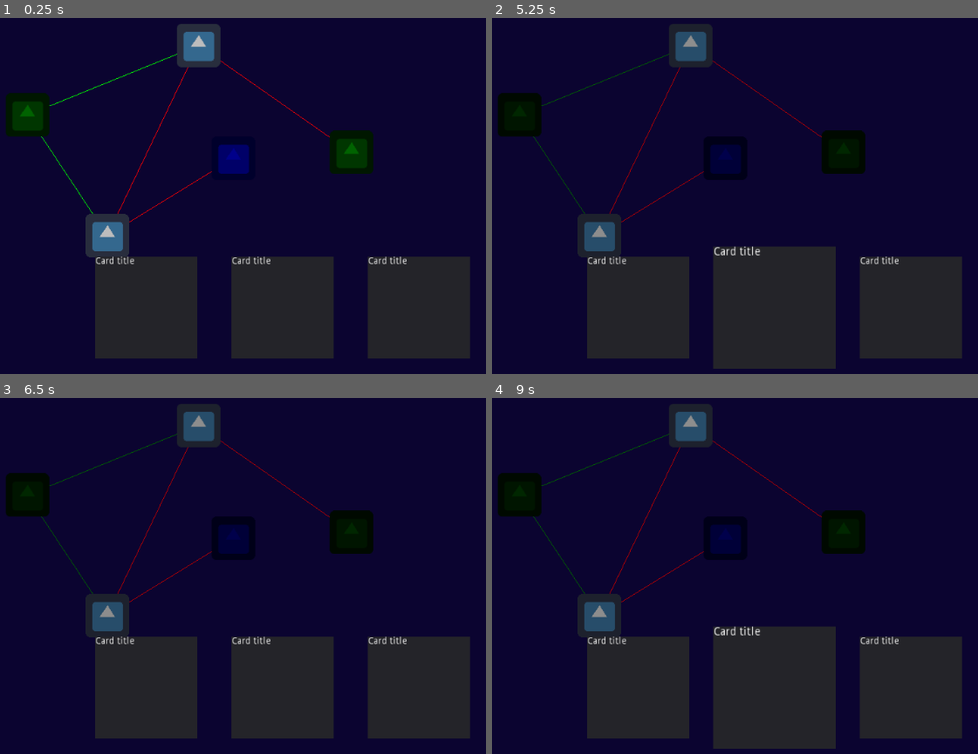
Above: before the commit, frames 1-4 (two rows, left to right).
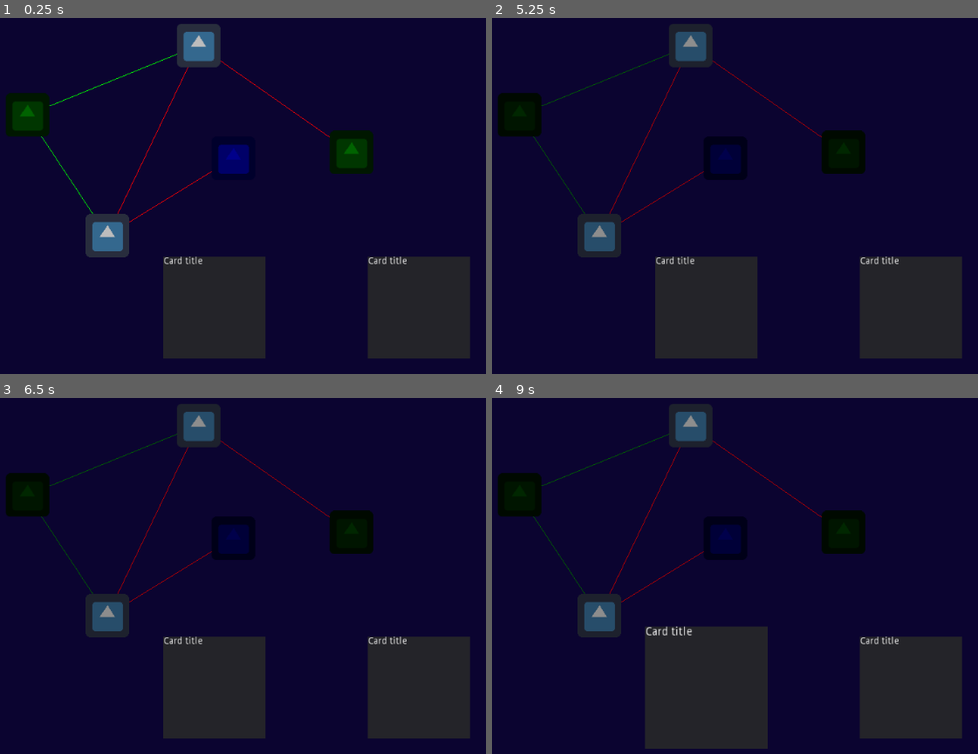
Above: after the commit, the same moments.

Repository: KerDelos/LD48
Game: Godot game, scene res://game/main_scene.tscn
Same seed, same stepped clock (60 frames per second), same inputs: the game is played once before the commit and once after it. The engine's default icon, where the game draws it, is replaced by a stand-in: a white triangle on a blue panel in a dark square.
Inputs (mouse positions are in pixels of both pictures, inside the frame that each line leads up to):
- Up to frame 1 (0.25 s): no input
- Up to frame 2 (5.25 s): tap Enter at 0.5, 2, 3.5 s; move the mouse to (521, 114) at 0.52 s; click (521, 114) at 0.67 s; tap Space at 1.25, 2.75, 4.25 s; move the mouse to (691, 46) at 1.27 s; click (691, 46) at 1.42 s; move the mouse to (598, 235) at 2.02 s; click (598, 235) at 2.17 s; move the mouse to (841, 153) at 2.77 s; click (841, 153) at 2.92 s; move the mouse to (725, 156) at 3.52 s; click (725, 156) at 3.67 s; move the mouse to (909, 306) at 4.27 s; click (909, 306) at 4.42 s; move the mouse to (773, 306) at 5.02 s; click (773, 306) at 5.17 s
- Up to frame 3 (6.5 s): move the mouse to (145, 686) at 5.77 s; click (145, 686) at 5.92 s
- Up to frame 4 (9 s): move the mouse to (919, 536) at 6.52 s; click (919, 536) at 6.67 s; move the mouse to (628, 576) at 7.27 s; click (628, 576) at 7.42 s; move the mouse to (837, 469) at 8.02 s; click (837, 469) at 8.17 s; move the mouse to (735, 640) at 8.77 s; click (735, 640) at 8.92 s

The runs differ from the first frame. In frame 1, 10% of the frame differs, in the area x 19-69%, y 66-96%; in frame 2, 11%, in the area x 19-71%, y 64-99%; in frame 3, 10%; in frame 4, 10%.
Error before the commit: Invalid call. Nonexistent function 'unselect' in base 'Nil'. (res://game/gameplay/deck.gd:57)
Error after the commit: Invalid call. Nonexistent function 'unselect' in base 'Nil'. (res://game/gameplay/deck.gd:75)

Commit message:
draw and discard

Diff:
--- a/godot/game/gameplay/deck.gd
+++ b/godot/game/gameplay/deck.gd
@@ -4,28 +4,46 @@
 
 export (Array, Resource)  var deck;
 
+var draw_pile = []
+var discard_pile = []
+
 var hand = []
 var selected_flop = null
 
+var initial_hand_size = 2
+
 # Called when the node enters the scene tree for the first time.
 func _ready():
+	shuffle_deck_into_draw_pile()
 	init_hand()
 	spray_hand()
+
+func shuffle_deck_into_draw_pile():
+	for card in deck:
+		draw_pile.append(card)
 
 func clear_hand():
 	hand.clear()
 
-
 func init_hand():
 	clear_hand();
-	for card in deck:
+	for i in range(0,initial_hand_size):
+		draw()
+
+func draw():
+	if !draw_pile.empty():
 		var flop = floppy_scene.instance()
 		add_child(flop)
 		hand.append(flop)
-		flop.init(card)
+		flop.init(draw_pile.pop_back())
 		flop.connect("flop_selected",self,"on_floppy_selected")
 		flop.connect("flop_hovered",self,"on_flop_hovered")
 		flop.connect("flop_unhovered",self,"on_flop_unhovered")
+
+func discard(flop):
+	hand.remove(hand.find(flop))
+	discard_pile.append(flop.stats)
+	flop.queue_free()
 
 func spray_hand():
 	var i = 0
@@ -57,6 +75,7 @@
 	floppy.unselect()
 	selected_flop = null
 	var netmap = $"../netmap"
-	var result = false;
 	if netmap.is_netn_hovered():
-		result = netmap.apply_flop_on_hovered_netn(floppy.stats)
+		if netmap.apply_flop_on_hovered_netn(floppy.stats) :
+			discard(floppy)
+			draw()
--- a/godot/game/gameplay/net_map.tscn
+++ b/godot/game/gameplay/net_map.tscn
@@ -25,6 +25,7 @@
 
 [node name="net_node4" parent="." instance=ExtResource( 1 )]
 position = Vector2( 514.623, 217.032 )
+is_final_node = true
 node_type = 1
 
 [node name="net_node5" parent="." instance=ExtResource( 1 )]
--- a/godot/game/gameplay/net_node.gd
+++ b/godot/game/gameplay/net_node.gd
@@ -18,6 +18,8 @@
 export (Array, NodePath) var out_nodes;
 var in_nodes;
 
+
+export var is_final_node = false;
 export (netn_type) var node_type;
 
 export var is_player_controlled = false;
